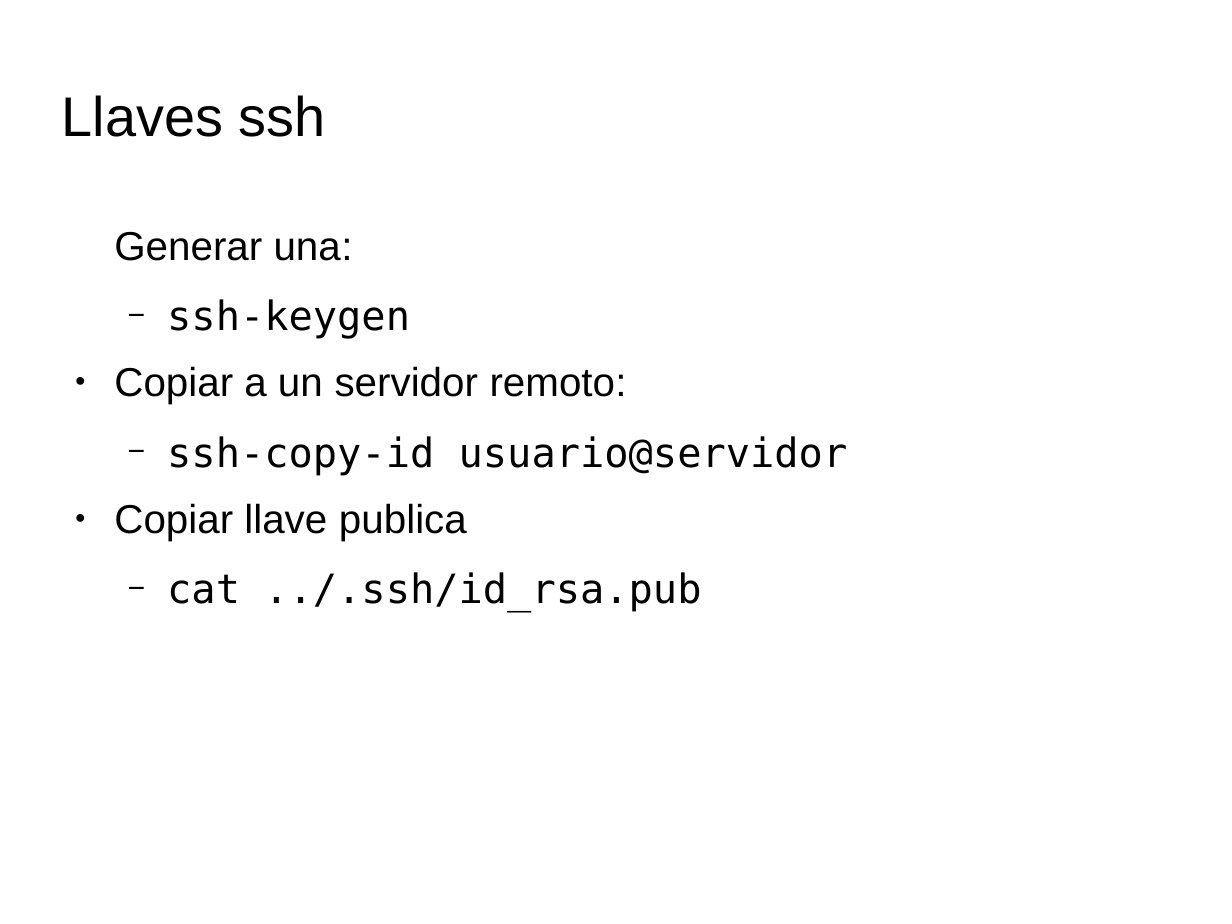
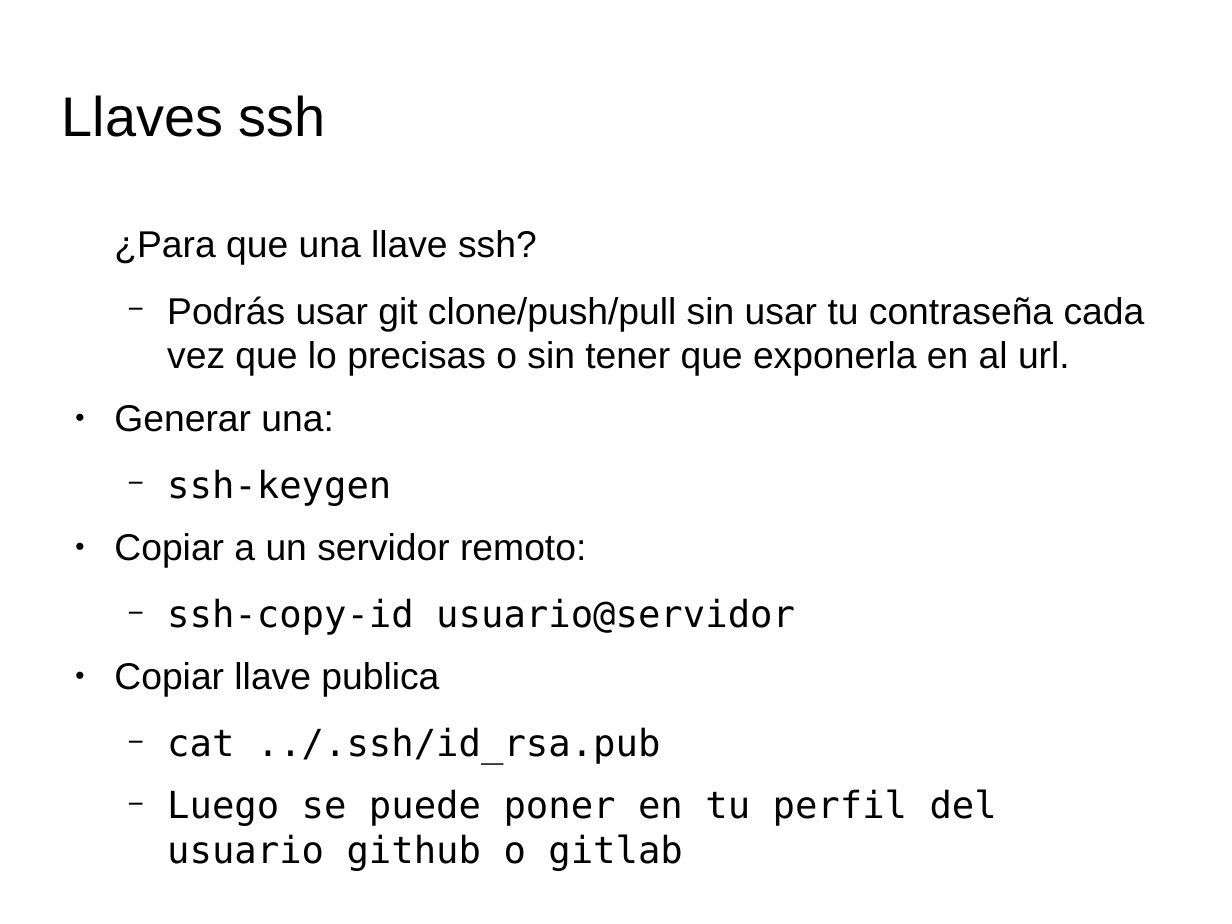
Before and after one commit to pablodav/linuxpay, a slide deck: slide 12 of presentacion_git.odp (slide 10 before the commit). Drawn at 1232x924 pixels with LibreOffice and Linux fonts; fonts in the diff are those of the drawing; background and template pictures are left out. Boxes give left, top, right and bottom in pixels: in the first picture for what was removed or moved away, otherwise in the second. Text is boxed around its words. In the diff, an @@ line names an element or a change of style, - is before the commit and + after.

```diff
--- a/presentacion_git.odp
+++ b/presentacion_git.odp
@@ text at (114,230,1145,376): paragraphs added @@
+¿Para que una llave ssh?
+  − Podrás usar git clone/push/pull sin usar tu contraseña cada vez que lo precisas o sin tener que exponerla en al url.
@@ text at (114,598,795,764): size 26 to 24.1 pt in "Generar una:", "ssh-keygen", "Copiar a un servidor remoto:", "ssh-copy-id usuario@servidor" and 2 more places; bullet none to ● @@
@@ text at (167,789,997,871): paragraph added @@
+  − Luego se puede poner en tu perfil del usuario github o gitlab
```
Also in this commit, not shown: 3 other slides changed, 3 slides added, 1 other file.
